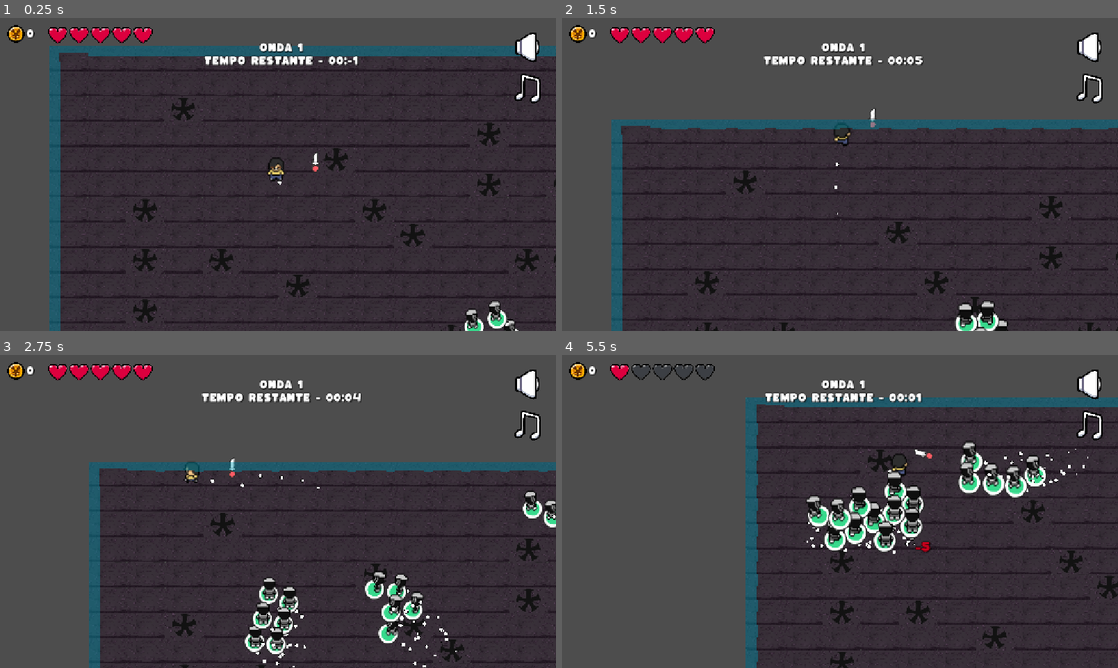
Above: before the commit, frames 1-4 (two rows, left to right).
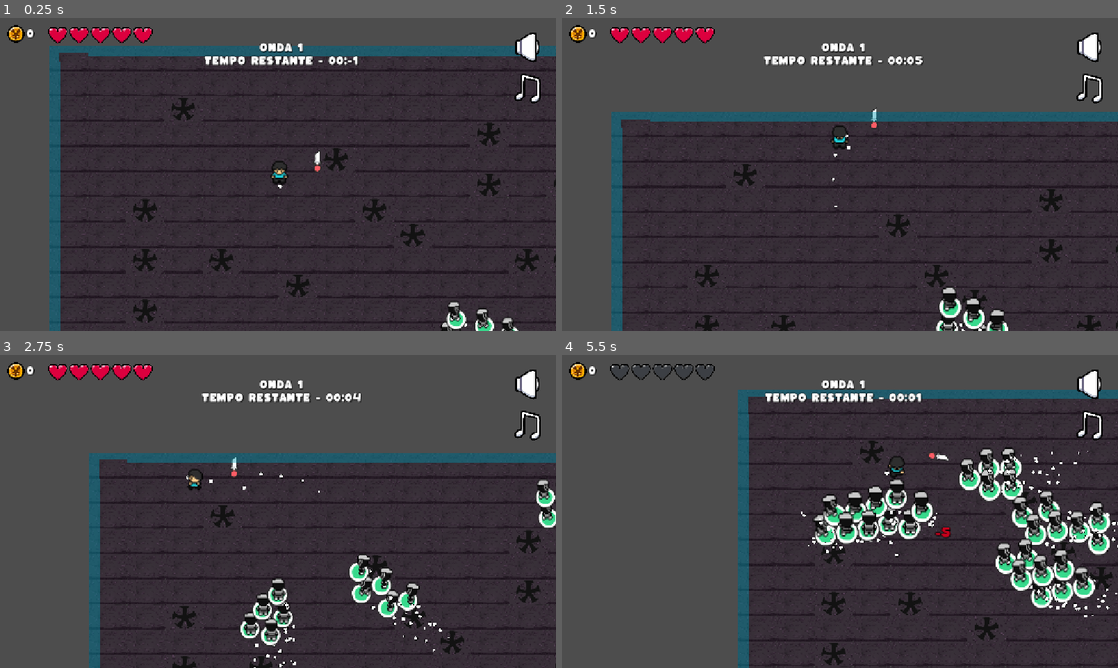
Above: after the commit, the same moments.

Repository: Felipe-Gustavo-Rodrigues/Jogo-Matematica-Atualiza-o-11-
Game: Godot game, scene res://MenegemLevl/gameçevel.tscn
The game is run twice, just before and just after one commit, with the same random seed, the same clock (stepped at 60 frames per second) and the same inputs. This scene is started directly instead of the project's main scene.
Inputs (mouse positions are in pixels of both pictures, inside the frame that each line leads up to):
- Up to frame 1 (0.25 s): no input
- Up to frame 2 (1.5 s): move the mouse to (812, 237) at 0.52 s; hold W (move_up) from 0.53 s (still down); move the mouse to (1006, 221) at 1.27 s
- Up to frame 3 (2.75 s): move the mouse to (111, 464) at 2.02 s; release W (move_up) at 2.03 s; hold A (move_left) from 2.03 s (still down)
- Up to frame 4 (5.5 s): move the mouse to (867, 511) at 2.77 s; move the mouse to (756, 433) at 3.52 s; release A (move_left) at 3.53 s; hold S (move_down) 3.53-4.28 s; move the mouse to (962, 495) at 4.27 s; hold Right (move_right) 4.28-5.03 s; move the mouse to (728, 527) at 5.02 s; hold W (move_up) from 5.03 s (still down)

The runs differ from the first frame. In frame 1, 1.0% of the frame differs, in the area x 48-93%, y 42-100%; in frame 2, 8.8%; in frame 3, 11%; in frame 4, 18%, in the area x 8-100%, y 3-100%.

Commit message:
Colocado movimento do personagem e um pouco de matematica

Diff:
--- a/MenegemLevl/gameçevel.tscn
+++ b/MenegemLevl/gameçevel.tscn
@@ -12,6 +12,7 @@
 
 [node name="PLAYER" parent="." instance=ExtResource("2_tm0cr")]
 position = Vector2(527, 296)
+_max_health = 0
 
 [node name="Inimigos_Espawn" type="Node2D" parent="." node_paths=PackedStringArray("_inimigo_timer", "_inimigo_spawn_cooldown", "interface", "player")]
 script = ExtResource("3_to5uw")
--- a/MenegemLevl/global_t.gd
+++ b/MenegemLevl/global_t.gd
@@ -16,6 +16,29 @@
 var player=null
 var money:int =0
 var inimigo_spawn: Inimigo_Spawn = null
+
+var _alternativas:Dictionary={
+	1:{
+		"Pergunta": "QUal seu nome",
+		"Resposta": 2
+	},
+	2:{
+		"Pergunta": "QUal seu nome-2",
+		"Resposta": 2
+	},
+	3:{
+		"Pergunta": "QUal seu nome-3",
+		"Resposta": 1
+	},
+	4:{
+		"Pergunta": "QUal seu nome-4",
+		"Resposta": 3
+	},
+	5:{
+		"Pergunta": "QUal seu nome-5",
+		"Resposta": 4
+	}
+}
 
 var wapons_list:Dictionary={
 	"Espada-pequena":{
--- a/MenegemLevl/inimigo_spawn.gd
+++ b/MenegemLevl/inimigo_spawn.gd
@@ -10,28 +10,28 @@
 		"inimi_time": 6,
 		"inimi_spaw_coodown": 4,
 		"inimi_numero": 1,
-		"spots_amount": [3, 6],
+		"spots_amount": [5, 8],
 		"inimi_dificult": "ease"
 	},
 	2: {
 		"inimi_time": 10,
 		"inimi_spaw_coodown": 4,
 		"inimi_numero": 1,
-		"spots_amount": [3, 6],
+		"spots_amount": [5, 8],
 		"inimi_dificult": "medium"
 	},
 	3:{
 		"inimi_time": 10,
 		"inimi_spaw_coodown": 4,
 		"inimi_numero": 1,
-		"spots_amount": [3, 6],
+		"spots_amount": [5, 8],
 		"inimi_dificult": "medium"
 	},
 	4:{
 		"inimi_time": 15,
 		"inimi_spaw_coodown": 5,
 		"inimi_numero": 2,
-		"spots_amount": [3, 6],
+		"spots_amount": [5, 8],
 		"inimi_dificult": "medium_to_hard"
 	},
 	5:{
@@ -46,7 +46,7 @@
 
 var _current_wave: int = 1
 @export_category("Variebles")
-@export var posicion_initial: Vector2 = Vector2(888, 666)
+@export var posicion_initial: Vector2 = Vector2(100, 100)
 
 @export_category("Objetos")
 @export var _inimigo_timer: Timer
@@ -63,17 +63,26 @@
 	_spawn_inimigos()
 
 func _on_inimigo_timer_timeout() -> void:
-	clear_map()
+
 	_current_wave += 1
 	print("🌊 Iniciando nova onda:", _current_wave)
 	if _current_wave > _waves_dict.size():
 		get_tree().change_scene_to_file("res://interface/after_game.tscn")
 		return
+
+	clear_map()
+
+	if _current_wave >= 2:
+			globall.interface.colocar_questões(false,true)
+
+	else:
+		start_new_wave()
 	_inimigo_timer.start(_waves_dict[_current_wave]["inimi_time"])
 	_inimigo_spawn_cooldown.start(_waves_dict[_current_wave]["inimi_spaw_coodown"])
 	_spawn_inimigos()
 	return
 	bgm.spawn_sfx("res://Assets (GERAL)/assets/musics/sfx/wave_success.ogg")
+	clear_map()
 
 func _on_inimigo_spawn_cooldown_timeout() -> void:
 	if _waves_dict.has(_current_wave):
@@ -167,12 +176,13 @@
 	for _children in get_tree().get_nodes_in_group("coins"):
 		_children.queue_free()
 	for _children in get_parent().get_children():
+
 		if _children is Enemy:
 			_children._hitbox_are.set_deferred("monitoring", false)
 			_children.queue_free()
 			get_tree().call_group("play_camera", "reset_shake")
 	await get_tree().create_timer(0.1).timeout
-	interface.toggle_waves(false,true)
+
 	if _can_kill_player:
 		get_tree().call_group("Espada-pequena", "queue_free")
 		get_tree().call_group("Lanca", "queue_free")
@@ -188,4 +198,3 @@
 func start_new_wave() -> void:
 	_inimigo_timer.start(_waves_dict[_current_wave]["inimi_time"])
 	player.global_position = posicion_initial
-	player.reset_health()
--- a/interface/interface.gd
+++ b/interface/interface.gd
@@ -4,6 +4,9 @@
 @onready var _hearts_state: Dictionary={}
 var _heart_index:int=0
 var _max_heart_index:int = 2
+
+var questao_clicada:int = 0
+var butao_clicado:bool = false
 
 var reroll_cost:int=10
 var _current_weapons: Array=[]
@@ -162,3 +165,83 @@
 					break
 				_i += 1
 			_button.release_focus()
+		"Alternativa1":
+			print("Foi")
+			questao_clicada = 3
+			butao_clicado=true
+			avaliar_resposta()
+		"Alternativa2":
+			print("Foi")
+			questao_clicada = 4
+			butao_clicado=true
+			avaliar_resposta()
+		"Alternativa3":
+			print("Foi")
+			questao_clicada = 1
+			butao_clicado=true
+			avaliar_resposta()
+		"Alternativa4":
+			print("Foi")
+			questao_clicada = 2
+			butao_clicado=true
+			avaliar_resposta()
+
+func colocar_questões(_wave_state_q: bool, _waves_conteiner_q: bool)->void:
+	get_tree().paused=_waves_conteiner_q
+	$ConteinerPerguntas.visible = _waves_conteiner_q
+
+	$ConteinerPerguntas/BckgroundColor/Alternativa1.visible=true
+	$ConteinerPerguntas/BckgroundColor/Alternativa2.visible=true
+	$ConteinerPerguntas/BckgroundColor/Alternativa3.visible=true
+	$ConteinerPerguntas/BckgroundColor/Alternativa4.visible=true
+
+	var _perguntas = globall._alternativas[globall.inimigo_spawn._current_wave]["Pergunta"]
+	var _respostas:int=globall._alternativas[globall.inimigo_spawn._current_wave]["Resposta"]
+	$ConteinerPerguntas/BckgroundColor/ColorRect/Label.text= _perguntas
+	print(_perguntas, _respostas)
+
+	if _waves_conteiner_q:
+		$ConteinerPerguntas/Timer.start()
+
+
+func _on_timer_timeout() -> void:
+	$ConteinerPerguntas/BckgroundColor/Alternativa1.visible=false
+	$ConteinerPerguntas/BckgroundColor/Alternativa2.visible=false
+	$ConteinerPerguntas/BckgroundColor/Alternativa3.visible=false
+	$ConteinerPerguntas/BckgroundColor/Alternativa4.visible=false
+	butao_clicado=false
+	$ConteinerPerguntas/BckgroundColor/ColorRect/Label.text = "Acabou o tempo de 15 segundos"
+	await get_tree().create_timer(5).timeout
+	get_tree().paused=false
+	$ConteinerPerguntas.visible = false
+	print("Acabou o tempo")
+	wave_managem.start_new_wave()
+
+func avaliar_resposta():
+	var _respostas = globall._alternativas[globall.inimigo_spawn._current_wave]["Resposta"]
+	if questao_clicada == _respostas:
+		print("Acertou! Resposta:", _respostas, "Clicada:", questao_clicada)
+		$ConteinerPerguntas/Timer.stop()
+		$ConteinerPerguntas.visible = false
+		globall.player.reset_health()
+		toggle_waves(false,true) # volta pro menu de armas
+	else:
+		print("Errou! Resposta:", _respostas, "Clicada:", questao_clicada)
+		$ConteinerPerguntas.visible=true
+		$ConteinerPerguntas/BckgroundColor/ColorRect/Label.text = "Você errou, mais sorte na próxima"
+		$ConteinerPerguntas/BckgroundColor/Alternativa1.visible = false
+		$ConteinerPerguntas/BckgroundColor/Alternativa2.visible = false
+		$ConteinerPerguntas/BckgroundColor/Alternativa3.visible = false
+		$ConteinerPerguntas/BckgroundColor/Alternativa4.visible = false
+		await get_tree().create_timer(5).timeout
+		$ConteinerPerguntas/Timer.stop()
+		$ConteinerPerguntas.visible = false
+		get_tree().paused = false
+		wave_managem.start_new_wave()
+
+func reset_hearts() -> void:
+	_heart_index = 0
+	var _hearts_keys: Array = _hearts_state["objetos"].keys()
+	for heart in _hearts_keys:
+		_hearts_state["objetos"][heart] = 3
+		heart.texture = load(_hearts_state["texturas"][3])
--- a/interface/interface.tscn
+++ b/interface/interface.tscn
@@ -68,6 +68,12 @@
 [sub_resource type="StyleBoxEmpty" id="StyleBoxEmpty_ycxg8"]
 
 [sub_resource type="StyleBoxEmpty" id="StyleBoxEmpty_pel1q"]
+
+[sub_resource type="LabelSettings" id="LabelSettings_0scnv"]
+font = ExtResource("1_6nxxo")
+font_size = 50
+font_color = Color(0, 0, 0, 1)
+shadow_color = Color(0.393086, 0.393086, 0.393085, 1)
 
 [node name="Interface" type="CanvasLayer" node_paths=PackedStringArray("_wave_and_time", "_slots_conteiner")]
 process_mode = 3
@@ -134,6 +140,7 @@
 
 [node name="BetweenWavesCOntainer" type="Control" parent="."]
 process_mode = 3
+visible = false
 layout_mode = 3
 anchors_preset = 15
 anchor_right = 1.0
@@ -451,3 +458,139 @@
 label_settings = SubResource("LabelSettings_0c05b")
 vertical_alignment = 1
 metadata/_edit_use_anchors_ = true
+
+[node name="ConteinerPerguntas" type="Control" parent="."]
+process_mode = 3
+visible = false
+layout_mode = 3
+anchors_preset = 15
+anchor_right = 1.0
+anchor_bottom = 1.0
+grow_horizontal = 2
+grow_vertical = 2
+
+[node name="BckgroundColor" type="ColorRect" parent="ConteinerPerguntas"]
+layout_mode = 1
+anchors_preset = 15
+anchor_right = 1.0
+anchor_bottom = 1.0
+grow_horizontal = 2
+grow_vertical = 2
+color = Color(0, 0, 0, 0.290196)
+
+[node name="ColorRect" type="ColorRect" parent="ConteinerPerguntas/BckgroundColor"]
+process_mode = 3
+layout_mode = 1
+anchors_preset = 14
+anchor_top = 0.5
+anchor_right = 1.0
+anchor_bottom = 0.5
+offset_left = 14.0
+offset_top = -201.0
+offset_right = -14.0
+offset_bottom = 125.0
+grow_horizontal = 2
+grow_vertical = 2
+
+[node name="Label" type="Label" parent="ConteinerPerguntas/BckgroundColor/ColorRect"]
+process_mode = 3
+layout_mode = 1
+anchors_preset = 5
+anchor_left = 0.5
+anchor_right = 0.5
+offset_left = -633.0
+offset_top = 59.0
+offset_right = 620.0
+offset_bottom = 156.0
+grow_horizontal = 2
+text = "Qual das alternativas é uma multiplicação distributiva e associativa."
+label_settings = SubResource("LabelSettings_0scnv")
+horizontal_alignment = 1
+vertical_alignment = 1
+autowrap_mode = 2
+
+[node name="Alternativa1" type="Button" parent="ConteinerPerguntas/BckgroundColor" groups=["chose_button"]]
+process_mode = 3
+visible = false
+layout_mode = 1
+anchors_preset = 2
+anchor_top = 1.0
+anchor_bottom = 1.0
+offset_left = 97.0
+offset_top = -101.0
+offset_right = 456.0
+offset_bottom = -21.0
+grow_vertical = 0
+theme_override_colors/font_hover_color = Color(0.374139, 0.374139, 0.374139, 1)
+theme_override_colors/font_color = Color(1, 1, 1, 1)
+theme_override_colors/font_pressed_color = Color(1, 0, 0, 1)
+theme_override_fonts/font = ExtResource("1_6nxxo")
+theme_override_font_sizes/font_size = 30
+text = "a)  a.(b+a)=a.b+a.c
+     a.b.c=(b.c).a"
+
+[node name="Alternativa2" type="Button" parent="ConteinerPerguntas/BckgroundColor" groups=["chose_button"]]
+process_mode = 3
+visible = false
+layout_mode = 1
+anchors_preset = 2
+anchor_top = 1.0
+anchor_bottom = 1.0
+offset_left = 800.0
+offset_top = -100.0
+offset_right = 1159.0
+offset_bottom = -20.0
+grow_vertical = 0
+theme_override_colors/font_hover_color = Color(0.374139, 0.374139, 0.374139, 1)
+theme_override_colors/font_color = Color(1, 1, 1, 1)
+theme_override_colors/font_pressed_color = Color(1, 0, 0, 1)
+theme_override_fonts/font = ExtResource("1_6nxxo")
+theme_override_font_sizes/font_size = 30
+text = "a)  a.(b+a)=a.b+a.c
+     a.b.c=(b.c).a"
+
+[node name="Alternativa3" type="Button" parent="ConteinerPerguntas/BckgroundColor" groups=["chose_button"]]
+process_mode = 3
+visible = false
+layout_mode = 1
+anchors_preset = 2
+anchor_top = 1.0
+anchor_bottom = 1.0
+offset_left = 93.0
+offset_top = -209.0
+offset_right = 452.0
+offset_bottom = -129.0
+grow_vertical = 0
+theme_override_colors/font_hover_color = Color(0.374139, 0.374139, 0.374139, 1)
+theme_override_colors/font_color = Color(1, 1, 1, 1)
+theme_override_colors/font_pressed_color = Color(1, 0, 0, 1)
+theme_override_fonts/font = ExtResource("1_6nxxo")
+theme_override_font_sizes/font_size = 30
+text = "a)  a.(b+a)=a.b+a.c
+     a.b.c=(b.c).a"
+
+[node name="Alternativa4" type="Button" parent="ConteinerPerguntas/BckgroundColor" groups=["chose_button"]]
+process_mode = 3
+visible = false
+layout_mode = 1
+anchors_preset = 2
+anchor_top = 1.0
+anchor_bottom = 1.0
+offset_left = 798.0
+offset_top = -210.0
+offset_right = 1157.0
+offset_bottom = -130.0
+grow_vertical = 0
+theme_override_colors/font_hover_color = Color(0.374139, 0.374139, 0.374139, 1)
+theme_override_colors/font_color = Color(1, 1, 1, 1)
+theme_override_colors/font_pressed_color = Color(1, 0, 0, 1)
+theme_override_fonts/font = ExtResource("1_6nxxo")
+theme_override_font_sizes/font_size = 30
+text = "a)  a.(b+a)=a.b+a.c
+     a.b.c=(b.c).a"
+
+[node name="Timer" type="Timer" parent="ConteinerPerguntas"]
+wait_time = 40.0
+one_shot = true
+
+[connection signal="timeout" from="ConteinerPerguntas/Timer" to="." method="_on_timer_timeout"]
--- a/player/player.gd
+++ b/player/player.gd
@@ -11,7 +11,7 @@
 @export var _auxiliar_animacao: AnimationPlayer
 @export var _weapon_menager: Node2D
 
-@onready var _sprite: Sprite2D = $Sprite2D
+@onready var _sprite: AnimatedSprite2D = $AnimatedSprite2D
 
 func _ready()->void:
 	_max_health=_health
@@ -34,27 +34,27 @@
 func update_sprite_direction(_direction: Vector2) -> void:
 	if _direction == Vector2.ZERO:  # Se estiver parado, usa a última direção
 		if _last_direction.y < 0:
-			_sprite.region_rect = Rect2(17, 23, 22, 23)  # Parado virado para cima
+			_sprite.play("parado_tras")  # Parado virado para cima
 			_sprite.flip_h = false
 		elif _last_direction.y > 0:
-			_sprite.region_rect = Rect2(17, 3, 22, 23)  # Parado virado para baixo
+			_sprite.play("parado_frente")  # Parado virado para baixo
 			_sprite.flip_h = false
 		elif _last_direction.x < 0:
-			_sprite.region_rect = Rect2(17, 49, 22, 23)  # Parado virado para a esquerda
+			_sprite.play("parado_lado")  # Parado virado para a esquerda
 			_sprite.flip_h = true
 		elif _last_direction.x > 0:
-			_sprite.region_rect = Rect2(17, 49, 22, 23)  # Parado virado para a direita
+			_sprite.play("parado_lado")  # Parado virado para a direita
 			_sprite.flip_h = false
 	else:
 		if _direction.y < 0:
-			_sprite.region_rect = Rect2(39, 23, 22, 23)
+			_sprite.play("atras")
 		elif _direction.y > 0:
-			_sprite.region_rect = Rect2(39, 3, 22, 23)
+			_sprite.play("frente")
 		elif _direction.x < 0:
-			_sprite.region_rect = Rect2(39, 49, 22, 23)
+			_sprite.play("lado")
 			_sprite.flip_h = true
 		elif _direction.x > 0:
-			_sprite.region_rect = Rect2(39, 49, 22, 23)
+			_sprite.play("lado")
 			_sprite.flip_h = false
 
 
@@ -79,6 +79,7 @@
 func reset_health()->void:
 	print(" Antiga VIda do personagem ", str(_health))
 	_health = _max_health
+	globall.interface.reset_hearts()
 	print("VIda do personagem ", str(_health))
 
 func spawn_armas(_weapon_data: Dictionary) -> void:
--- a/player/player.tscn
+++ b/player/player.tscn
@@ -1,15 +1,115 @@
-[gd_scene load_steps=27 format=3 uid="uid://bbbvo8qcqgmgw"]
+[gd_scene load_steps=35 format=3 uid="uid://bbbvo8qcqgmgw"]
 
 [ext_resource type="Script" uid="uid://btdm34gyiilof" path="res://player/player.gd" id="1_i3pqv"]
-[ext_resource type="Shader" uid="uid://crbvkvmvy4cny" path="res://player/player.gdshader" id="2_boad6"]
 [ext_resource type="PackedScene" uid="uid://dnv0rkwvkxts1" path="res://armas/espadar/espada_pequena.tscn" id="3_g1dw6"]
-[ext_resource type="Texture2D" uid="uid://btniatu4f2g5q" path="res://imagens/Sprites de movimento/Sprites de movimento/Nicolas sprites.png" id="3_rgyib"]
+[ext_resource type="Texture2D" uid="uid://bms02xtx8uywk" path="res://imagens/Sprites de movimento/Sprites de movimento/Wallace sprites.png" id="4_boad6"]
 [ext_resource type="Script" uid="uid://d0cdh777cqiyv" path="res://player/player_camera.gd" id="4_rgyib"]
 [ext_resource type="PackedScene" uid="uid://bg2l8bjf3e738" path="res://particulas/particulas_base.tscn" id="5_qjkh3"]
 
-[sub_resource type="ShaderMaterial" id="ShaderMaterial_rgyib"]
-render_priority = 0
-shader = ExtResource("2_boad6")
+[sub_resource type="AtlasTexture" id="AtlasTexture_rgyib"]
+atlas = ExtResource("4_boad6")
+region = Rect2(14, 24, 25, 22)
+
+[sub_resource type="AtlasTexture" id="AtlasTexture_hg6s5"]
+atlas = ExtResource("4_boad6")
+region = Rect2(39, 23, 25, 22)
+
+[sub_resource type="AtlasTexture" id="AtlasTexture_8t03j"]
+atlas = ExtResource("4_boad6")
+region = Rect2(60, 23, 25, 22)
+
+[sub_resource type="AtlasTexture" id="AtlasTexture_2ieo8"]
+atlas = ExtResource("4_boad6")
+region = Rect2(14, 2, 25, 22)
+
+[sub_resource type="AtlasTexture" id="AtlasTexture_ebec5"]
+atlas = ExtResource("4_boad6")
+region = Rect2(39, 1, 25, 22)
+
+[sub_resource type="AtlasTexture" id="AtlasTexture_yllr7"]
+atlas = ExtResource("4_boad6")
+region = Rect2(60, 1, 25, 22)
+
+[sub_resource type="AtlasTexture" id="AtlasTexture_kb6p2"]
+atlas = ExtResource("4_boad6")
+region = Rect2(14, 46, 25, 22)
+
+[sub_resource type="AtlasTexture" id="AtlasTexture_wodsf"]
+atlas = ExtResource("4_boad6")
+region = Rect2(39, 45, 25, 22)
+
+[sub_resource type="AtlasTexture" id="AtlasTexture_32hag"]
+atlas = ExtResource("4_boad6")
+region = Rect2(60, 45, 25, 22)
+
+[sub_resource type="SpriteFrames" id="SpriteFrames_tqiix"]
+animations = [{
+"frames": [{
+"duration": 1.0,
+"texture": SubResource("AtlasTexture_rgyib")
+}, {
+"duration": 1.0,
+"texture": SubResource("AtlasTexture_hg6s5")
+}, {
+"duration": 1.0,
+"texture": SubResource("AtlasTexture_8t03j")
+}],
+"loop": true,
+"name": &"atras",
+"speed": 5.0
+}, {
+"frames": [{
+"duration": 1.0,
+"texture": SubResource("AtlasTexture_2ieo8")
+}, {
+"duration": 1.0,
+"texture": SubResource("AtlasTexture_ebec5")
+}, {
+"duration": 1.0,
+"texture": SubResource("AtlasTexture_yllr7")
+}],
+"loop": true,
+"name": &"frente",
+"speed": 5.0
+}, {
+"frames": [{
+"duration": 1.0,
+"texture": SubResource("AtlasTexture_kb6p2")
+}, {
+"duration": 1.0,
+"texture": SubResource("AtlasTexture_wodsf")
+}, {
+"duration": 1.0,
+"texture": SubResource("AtlasTexture_32hag")
+}],
+"loop": true,
+"name": &"lado",
+"speed": 5.0
+}, {
+"frames": [{
+"duration": 1.0,
+"texture": SubResource("AtlasTexture_2ieo8")
+}],
+"loop": true,
+"name": &"parado_frente",
+"speed": 5.0
+}, {
+"frames": [{
+"duration": 1.0,
+"texture": SubResource("AtlasTexture_kb6p2")
+}],
+"loop": true,
+"name": &"parado_lado",
+"speed": 5.0
+}, {
+"frames": [{
+"duration": 1.0,
+"texture": SubResource("AtlasTexture_rgyib")
+}],
+"loop": true,
+"name": &"parado_tras",
+"speed": 5.0
+}]
 
 [sub_resource type="Animation" id="Animation_qjkh3"]
 length = 0.001
@@ -87,7 +187,7 @@
 }
 
 [sub_resource type="CircleShape2D" id="CircleShape2D_4flbx"]
-radius = 21.0
+radius = 26.675
 
 [sub_resource type="Animation" id="Animation_boad6"]
 length = 0.001
@@ -263,33 +363,39 @@
 }
 
 [node name="PLAYER" type="CharacterBody2D" node_paths=PackedStringArray("_dust", "_auxiliar_animacao", "_weapon_menager")]
+scale = Vector2(1.5, 1.5)
 script = ExtResource("1_i3pqv")
 _move_speed = 400.0
 _health = 15
-_max_health = null
+_max_health = 15
 _dust = NodePath("CPUParticles2D")
-_auxiliar_animacao = NodePath("Sprite2D/Animationhit")
+_auxiliar_animacao = NodePath("AnimatedSprite2D/Animationhit")
 _weapon_menager = NodePath("ArmasFilhas")
 
-[node name="Sprite2D" type="Sprite2D" parent="."]
-material = SubResource("ShaderMaterial_rgyib")
-position = Vector2(-2, -11)
-texture = ExtResource("3_rgyib")
-region_enabled = true
-region_rect = Rect2(39, 3, 22, 23)
-
-[node name="Animation-p" type="AnimationPlayer" parent="Sprite2D"]
+[node name="AnimatedSprite2D" type="AnimatedSprite2D" parent="."]
+position = Vector2(0.666667, -5.33333)
+scale = Vector2(2, 2)
+sprite_frames = SubResource("SpriteFrames_tqiix")
+animation = &"frente"
+frame_progress = 0.314493
+speed_scale = 1.3
+
+[node name="Animation-p" type="AnimationPlayer" parent="AnimatedSprite2D"]
+root_node = NodePath("")
 libraries = {
 &"": SubResource("AnimationLibrary_g6k8r")
 }
 autoplay = "scale"
 
-[node name="Animationhit" type="AnimationPlayer" parent="Sprite2D"]
+[node name="Animationhit" type="AnimationPlayer" parent="AnimatedSprite2D"]
+root_node = NodePath("")
 libraries = {
 &"": SubResource("AnimationLibrary_kb6p2")
 }
 
 [node name="CAMERA" type="Camera2D" parent="." groups=["play_camera"]]
+visible = false
+scale = Vector2(1.5, 1.5)
 position_smoothing_enabled = true
 drag_horizontal_enabled = true
 drag_vertical_enabled = true
@@ -301,6 +407,7 @@
 shape = SubResource("CircleShape2D_4flbx")
 
 [node name="ArmasFilhas" type="Node2D" parent="."]
+scale = Vector2(0.7, 0.7)
 
 [node name="Arma1" type="Marker2D" parent="ArmasFilhas"]
 position = Vector2(96, 0)
@@ -334,12 +441,12 @@
 autoplay = "position"
 
 [node name="arma4" type="Marker2D" parent="ArmasFilhas"]
-position = Vector2(64, -64)
+position = Vector2(64, -88)
 
 [node name="Animation" type="AnimationPlayer" parent="ArmasFilhas/arma4"]
 
 [node name="Arma5" type="Marker2D" parent="ArmasFilhas"]
-position = Vector2(-64, 64)
+position = Vector2(-64, 88)
 
 [node name="Animation" type="AnimationPlayer" parent="ArmasFilhas/Arma5"]
 
Not shown: 1 places in interface/interface.tscn that only renumber resources
